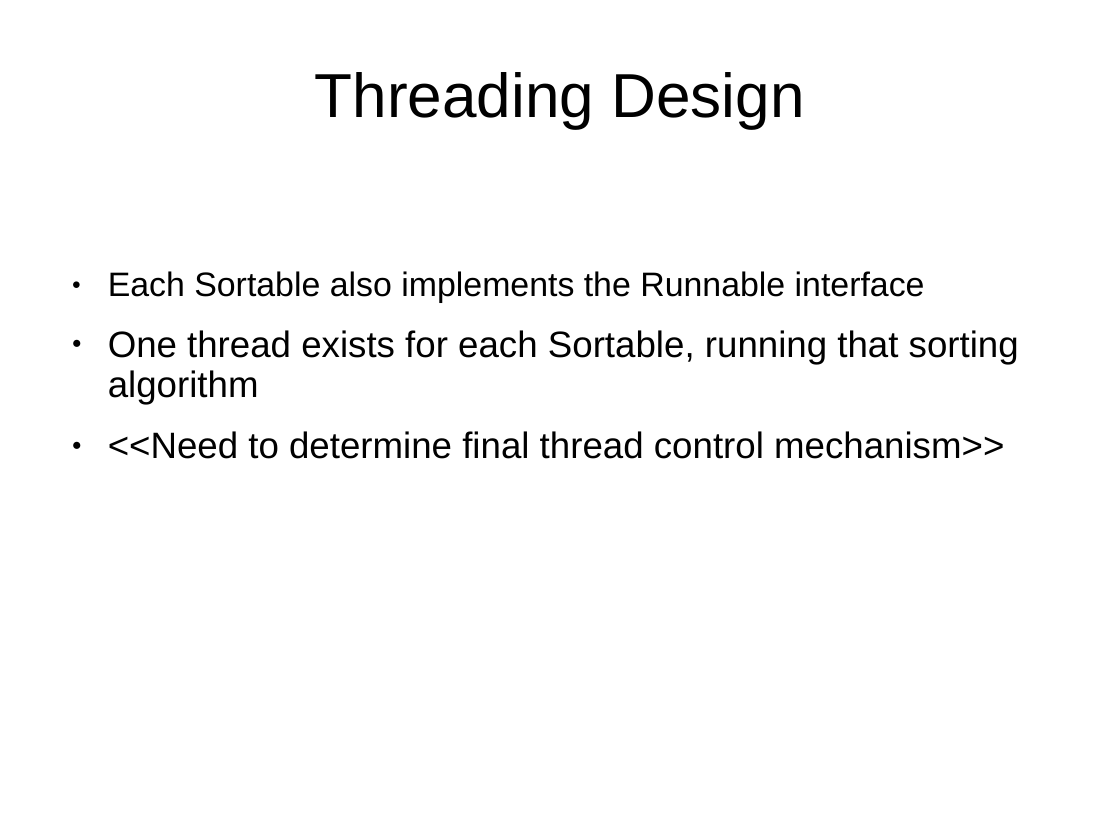
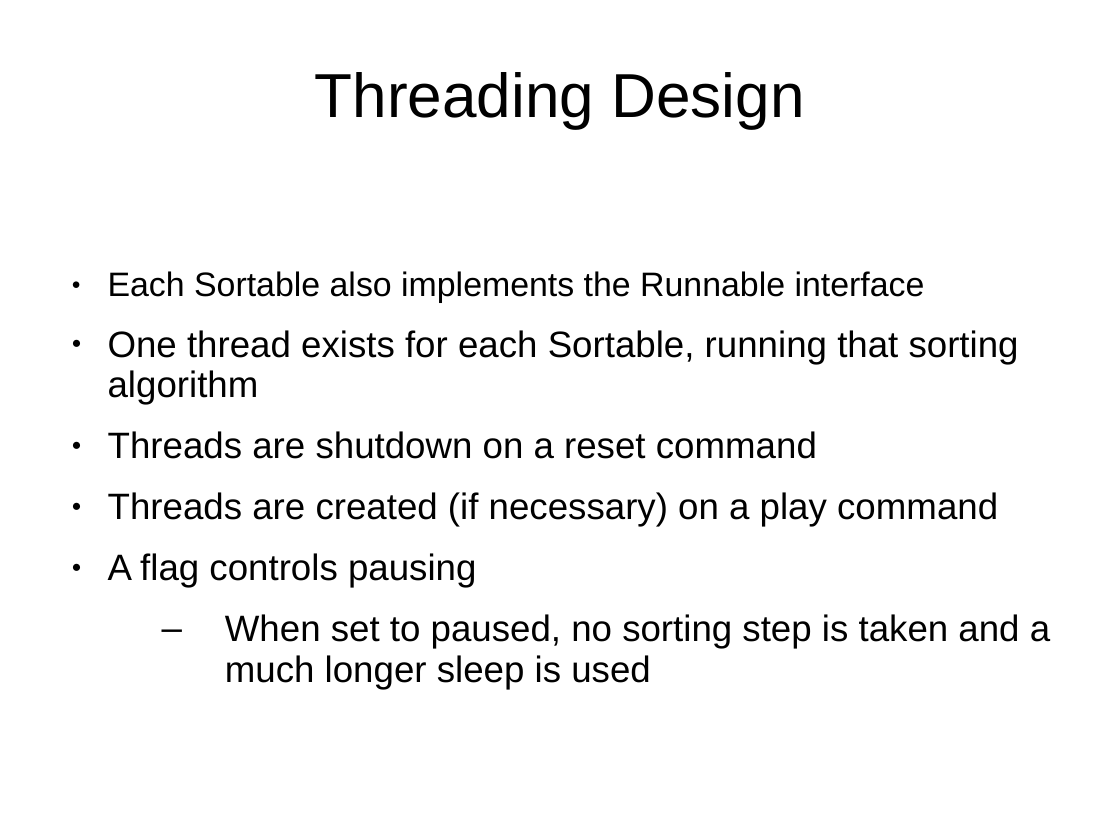
Before and after one commit to arlininger/java_gui_class, a slide deck: slide 6 of CS5405/Project Presentation.ppt (slide 5 before the commit). Drawn at 1120x840 pixels with LibreOffice and Linux fonts; fonts in the diff are those of the drawing; background and template pictures are left out. Boxes give left, top, right and bottom in pixels: in the first picture for what was removed or moved away, otherwise in the second. Text is boxed around its words. In the diff, an @@ line names an element or a change of style, - is before the commit and + after.

```diff
--- a/CS5405/Project Presentation.ppt
+++ b/CS5405/Project Presentation.ppt
@@ text at <box>108,431,1050,689</box>: text changed @@
-● <<Need to determine final thread control mechanism>>
+● Threads are shutdown on a reset command
+● Threads are created (if necessary) on a play command
+● A flag controls pausing
+  – When set to paused, no sorting step is taken and a much longer sleep is used
```
Also in this commit, not shown: 2 other slides changed, 1 slide added, 1 other file.
